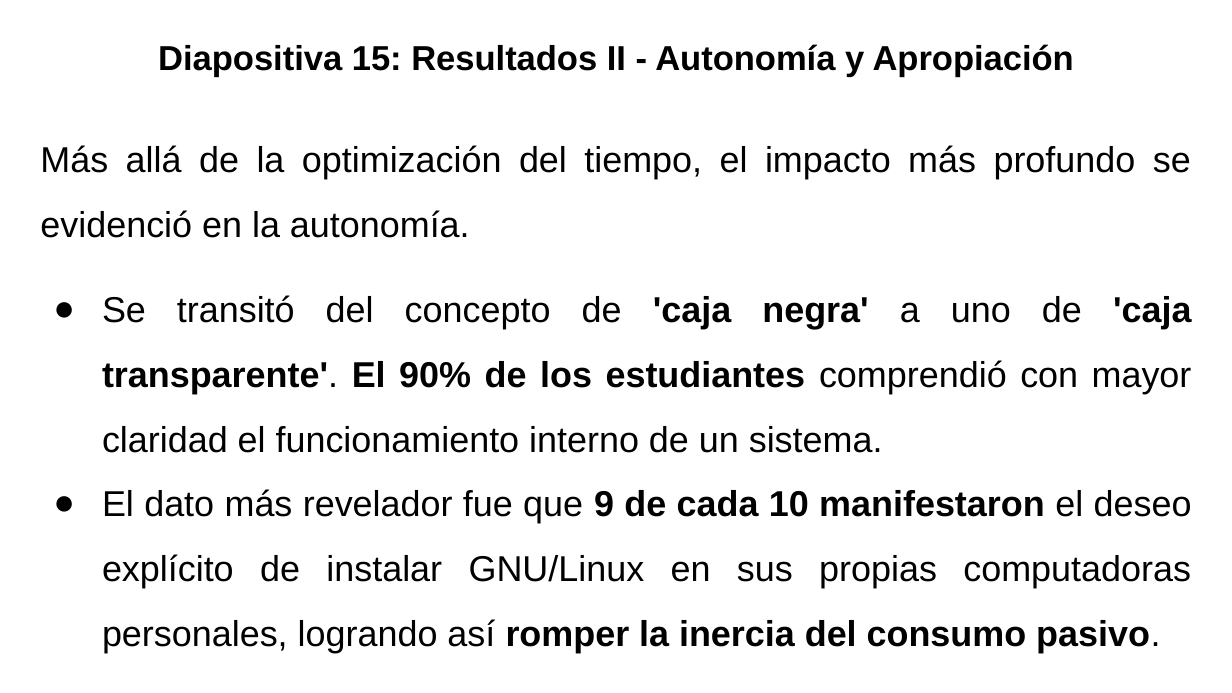
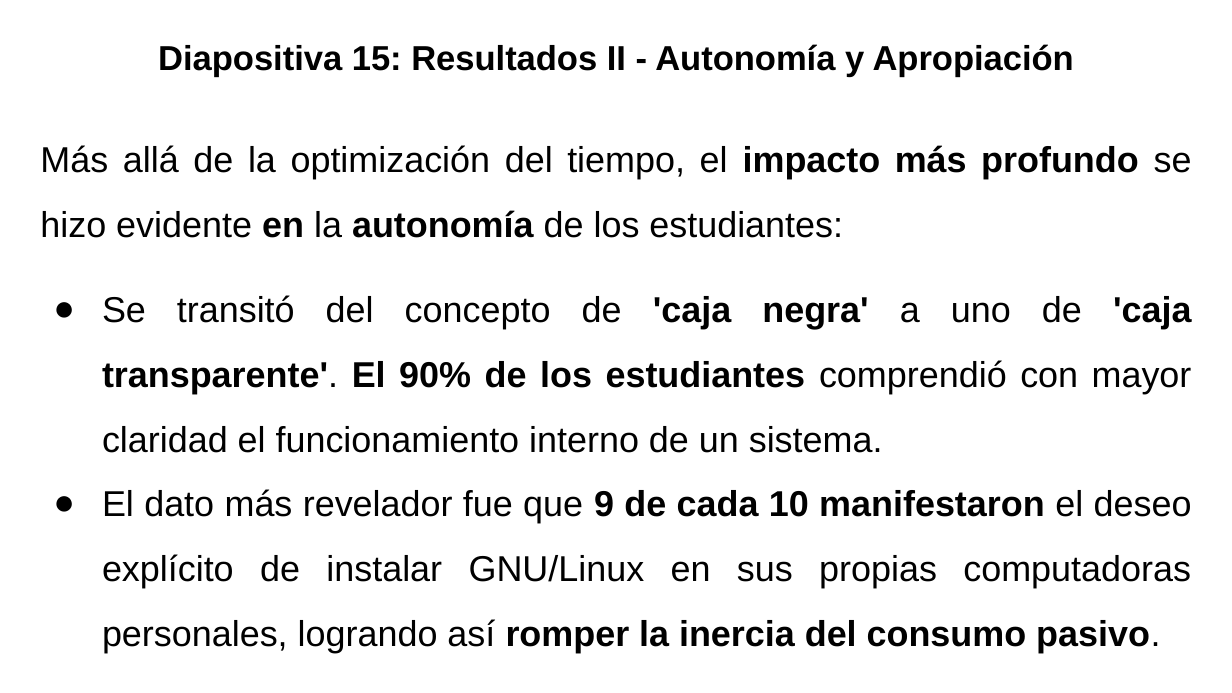
Before and after one commit to gabrielinuz/gabrielinuz.github.io, a slide deck: slide 16 of doc/GUION_DE_DEFENSA_LTE.pptx. Drawn at 1232x693 pixels with LibreOffice and Linux fonts; fonts in the diff are those of the drawing. Boxes give left, top, right and bottom in pixels: in the first picture for what was removed or moved away, otherwise in the second. Text is boxed around its words. In the diff, an @@ line names an element or a change of style, - is before the commit and + after.

```diff
--- a/doc/GUION_DE_DEFENSA_LTE.pptx
+++ b/doc/GUION_DE_DEFENSA_LTE.pptx
@@ text at <box>40,145,1192,238</box>: text changed @@
-Más allá de la optimización del tiempo, el impacto más profundo se evidenció en la autonomía.
+Más allá de la optimización del tiempo, el impacto más profundo se hizo evidente en la autonomía de los estudiantes:
```
Also in this commit, not shown: 9 other slides changed, 1 slide removed, 1 other file.
